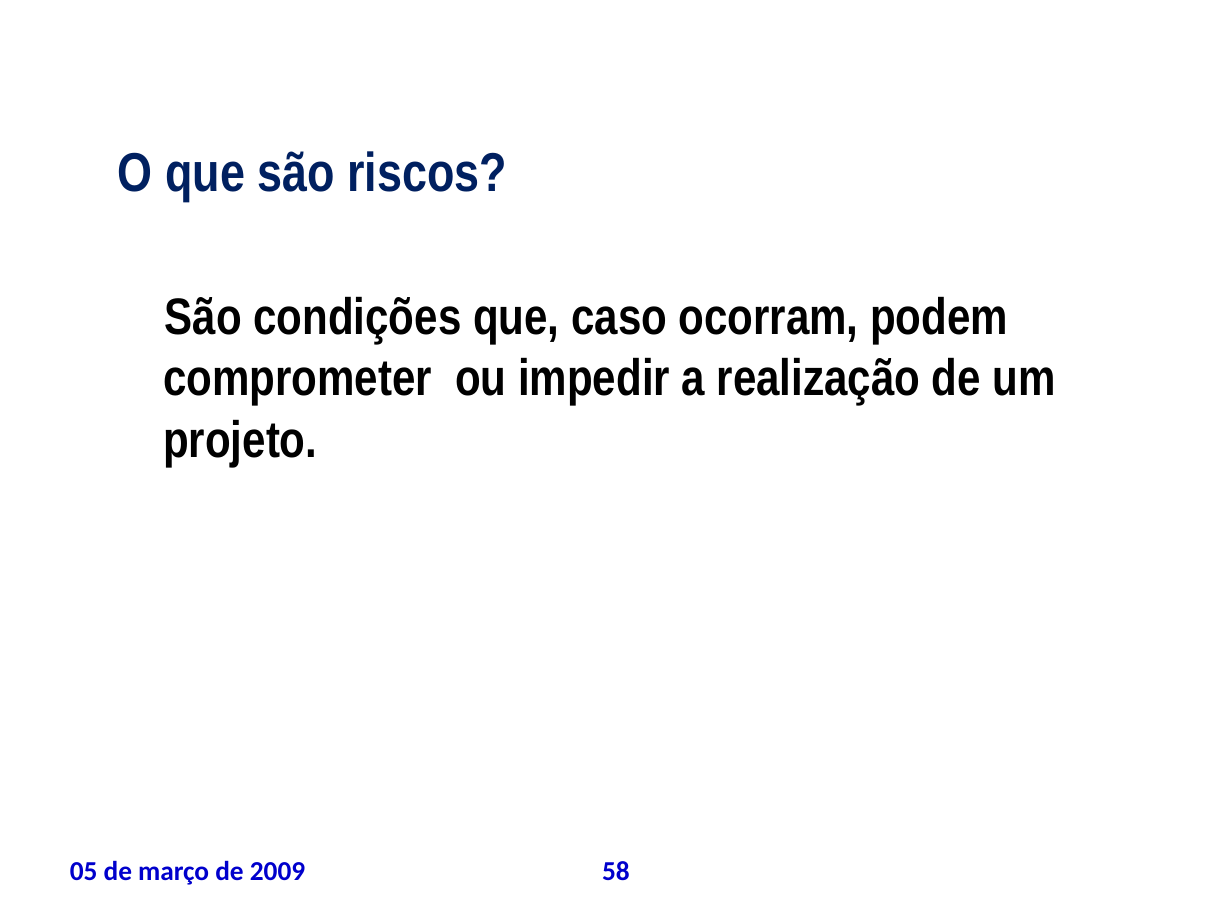
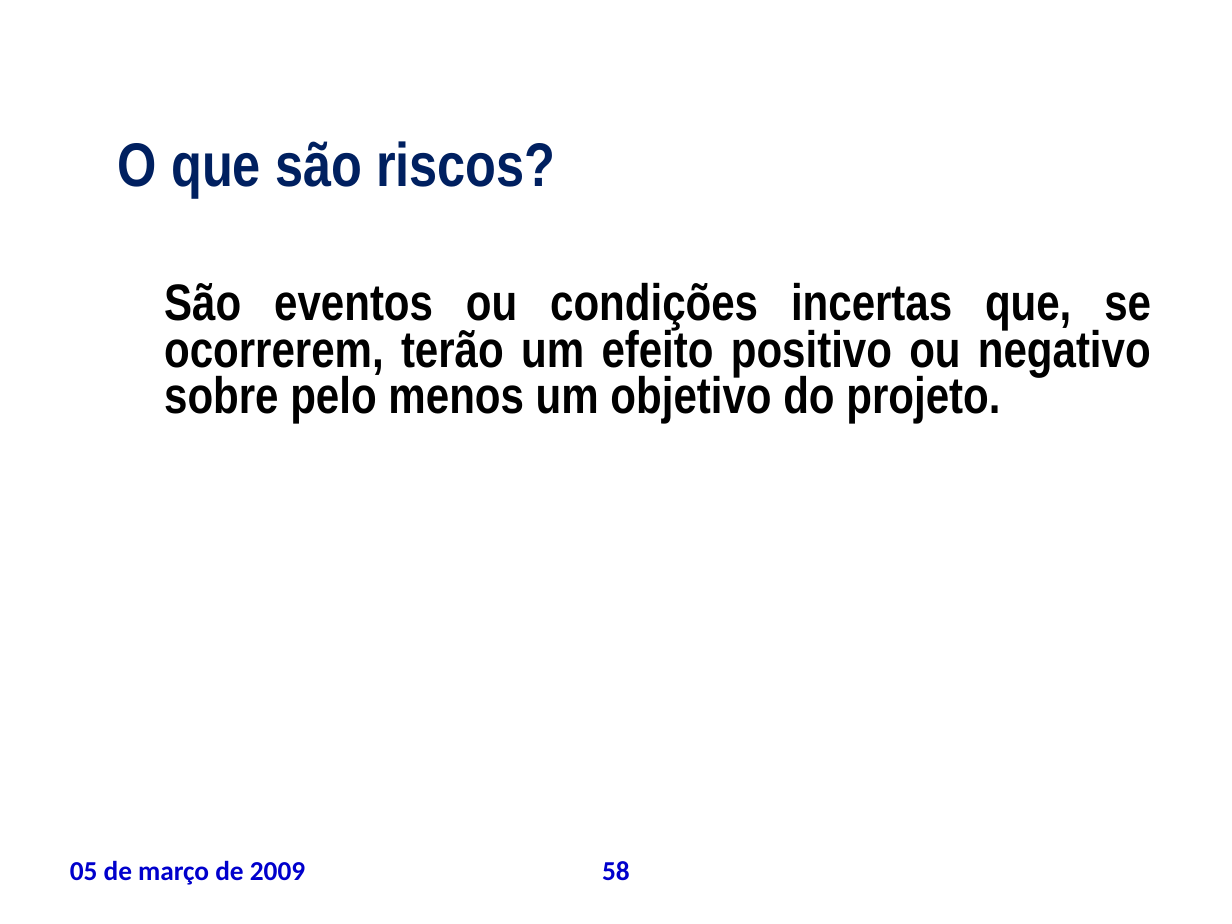
Before and after one commit to theoziran/sislodim, a slide deck: slide 58 of documentos/ProjetoPSA/TAP_apresentacao.ppt. Drawn at 1232x924 pixels with LibreOffice and Linux fonts; fonts in the diff are those of the drawing; background and template pictures are left out. Boxes give left, top, right and bottom in pixels: in the first picture for what was removed or moved away, otherwise in the second. Text is boxed around its words. In the diff, an @@ line names an element or a change of style, - is before the commit and + after.

```diff
--- a/documentos/ProjetoPSA/TAP_apresentacao.ppt
+++ b/documentos/ProjetoPSA/TAP_apresentacao.ppt
@@ text "O que são riscos?" at [118,141,556,197]: size 32 to 36 pt; line spacing 1 to 0.76 @@
@@ text at [164,282,1151,424]: text changed @@
-São condições que, caso ocorram, podem comprometer ou impedir a realização de um projeto.
+São eventos ou condições incertas que, se ocorrerem, terão um efeito positivo ou negativo sobre pelo menos um objetivo do projeto.
```
Also in this commit, not shown: 4 other slides changed, 10 slides added, 2 slides removed.
